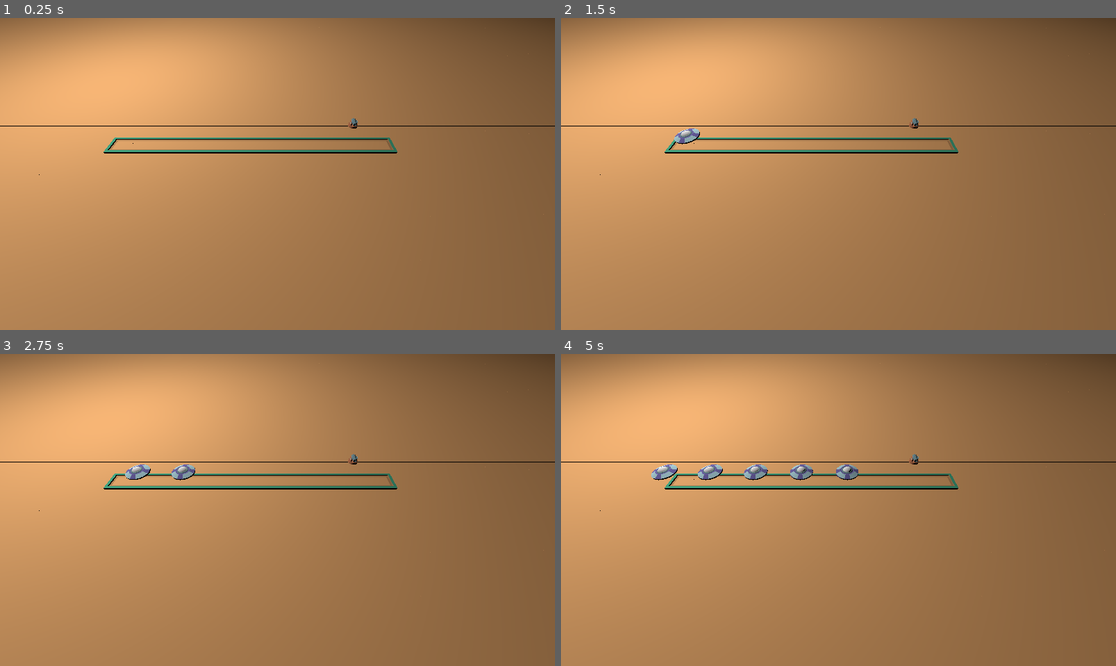
Above: before the commit, frames 1-4 (two rows, left to right).
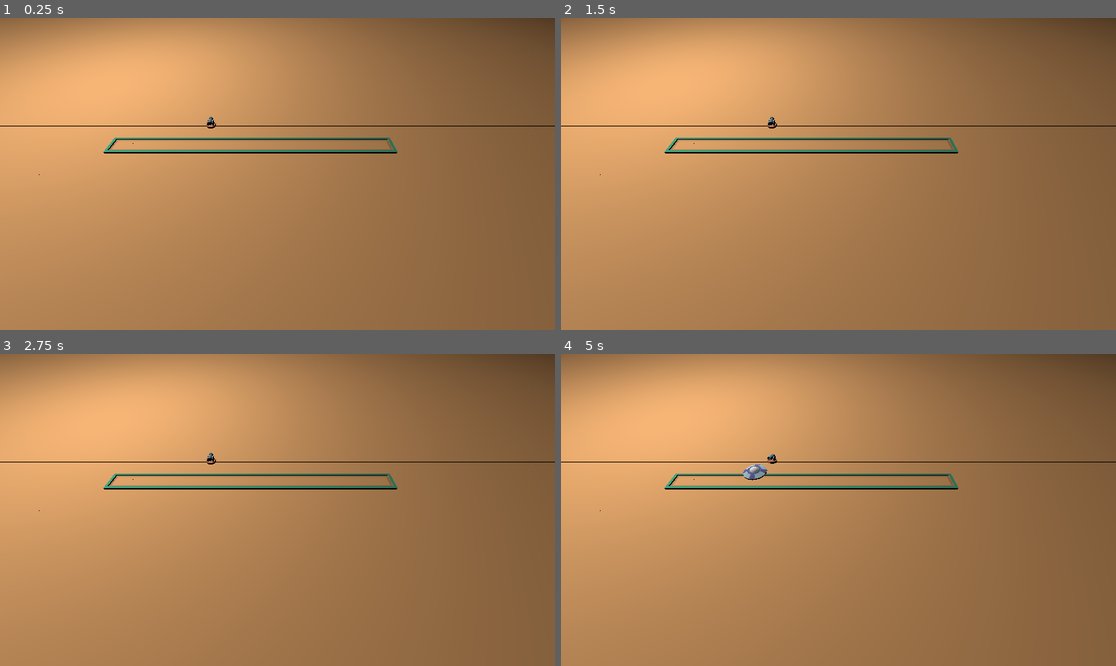
Above: after the commit, the same moments.

Repository: nickyg1/WurstGameMakers
Game: Godot game, scene res://Level_1.tscn
The game is run twice, just before and just after one commit, with the same random seed, the same clock (stepped at 60 frames per second) and the same inputs.
Inputs:
- Up to frame 1 (0.25 s): no input
- Up to frame 2 (1.5 s): tap Enter at 0.5 s
- Up to frame 3 (2.75 s): no input
- Up to frame 4 (5 s): no input

The runs differ from the first frame. In frame 1, less than 0.1% of the frame differs, in the area x 37-65%, y 31-36%; in frame 2, 0.2%; in frame 3, 0.4%; in frame 4, 0.8%, in the area x 16-65%, y 32-41%.

Commit message:
Tower Shooting Bugfixes
- fixed the tower looking the wrong way when aiming at target
- fixed bullet size and bullet pathfinding
- fixed crash when target would leave the map (potentially still an issue if the enemy leaves the map while still in a tower's range)

Diff:
--- a/KaijuTowerDefense/Level_1.tscn
+++ b/KaijuTowerDefense/Level_1.tscn
@@ -25,11 +25,12 @@
 script = ExtResource("2_fd87w")
 
 [node name="Timer" type="Timer" parent="PathSpawner"]
+wait_time = 3.0
 autostart = true
 
 [node name="Towers" type="Node3D" parent="."]
 
 [node name="Tower" parent="Towers" instance=ExtResource("3_wytgb")]
-transform = Transform3D(1, 0, 0, 0, 1, 0, 0, 0, 1, 13.8339, 0.64084, 3.01331)
+transform = Transform3D(1, 0, 0, 0, 1, 0, 0, 0, 1, 6.70419, 0.64084, 3.01331)
 
 [connection signal="timeout" from="PathSpawner/Timer" to="PathSpawner" method="_on_timer_timeout"]
--- a/KaijuTowerDefense/Tower/Bullet.gd
+++ b/KaijuTowerDefense/Tower/Bullet.gd
@@ -1,12 +1,13 @@
 extends CharacterBody3D
 
 var target
-var Speed = 2
+var Speed = 10
 var pathName = ""
 var bulletDamage
 
 func _physics_process(delta):
 	var pathSpawnerNode = get_tree().get_root().get_node("Main/PathSpawner")
+
 	for i in pathSpawnerNode.get_child_count():
 		if pathSpawnerNode.get_child(i).name == pathName:
 			target = pathSpawnerNode.get_child(i).get_child(0).get_child(0).global_position
@@ -19,5 +20,5 @@
 
 func _on_collision_body_entered(body):
 	if "UFO" in body.name:
-		#body.Health -= bulletDamage
+		body.Health -= bulletDamage
 		queue_free()
--- a/KaijuTowerDefense/Tower/Bullet.tscn
+++ b/KaijuTowerDefense/Tower/Bullet.tscn
@@ -11,6 +11,7 @@
 height = 2.24537
 
 [node name="Bullet" type="CharacterBody3D"]
+transform = Transform3D(-4.37114e-09, 0, 0.1, 0, 0.1, 0, -0.1, 0, -4.37114e-09, 0, 0, 0)
 script = ExtResource("1_jhcb0")
 
 [node name="CollisionShape3D" type="CollisionShape3D" parent="."]
--- a/KaijuTowerDefense/Tower/Tower.gd
+++ b/KaijuTowerDefense/Tower/Tower.gd
@@ -1,43 +1,59 @@
 extends StaticBody3D
 
 var Bullet = preload("res://Tower/Bullet.tscn")
-var bulletDamage = 5
+var bulletDamage = 4
 var pathName
 var currTargets = []
 var curr
 
 var reload = 0
+var reloadSpeed = 5
 var range = 400
 
 func _process(delta):
+	if currTargets.size() > 0:
+		TargetCheck()
+
+	if reload <= 0:
+		Shoot()
+	else:
+		reload -= 5 * delta
+
 	if is_instance_valid(curr):
-		self.look_at(curr.global_position)
-
+		#I think it has to do something with OpenGL, but this makes the tower look 180deg the wrong way
+		#I flipped the mesh *NOT THE TOWER* 180deg on the y-rot transform and it works
+		self.look_at(curr.global_transform.origin, Vector3.UP)
 	else:
 		for i in get_node("BulletContainer").get_child_count():
 			get_node("BulletContainer").get_child(i).queue_free()
+
 	#update_powers()
 
 func _on_mob_detector_body_entered(body):
 	if "UFO" in body.name:
-		var tempArray = []
-		currTargets = get_node("MobDetector").get_overlapping_bodies()
-		for i in currTargets:
-			if "UFO" in i.name:
-				tempArray.append(1)
-		var currTarget = null
-		for i in tempArray:
+		currTargets.append(body)
+
+func _on_mob_detector_body_exited(body):
+	currTargets.erase(body)
+
+func TargetCheck():
+	var currTarget
+
+	for i in currTargets:
+		if is_instance_valid(i):
 			if currTarget == null:
 				currTarget = i.get_node("../")
 			else:
 				if i.get_parent().get_progress() > currTarget.get_progress():
 					currTarget = i.get_node("../")
+		else:
+			currTargets.erase(i)
 
-		curr = currTarget
-		pathName = currTarget.get_parent().name
-		Shoot()
+	curr = currTarget
+	pathName = currTarget.get_parent().name
 
 func Shoot():
+	reload = 5
 	var tempBullet = Bullet.instantiate()
 	tempBullet.pathName = pathName
 	tempBullet.bulletDamage = bulletDamage
--- a/KaijuTowerDefense/Tower/Tower.tscn
+++ b/KaijuTowerDefense/Tower/Tower.tscn
@@ -14,8 +14,10 @@
 script = ExtResource("1_nsl30")
 
 [node name="Aim" type="Marker3D" parent="."]
+transform = Transform3D(1, 0, 0, 0, 1, 0, 0, 0, 1, 0, 0.260348, -0.43683)
 
 [node name="WeaponCannon" type="MeshInstance3D" parent="."]
+transform = Transform3D(-1, 0, -8.74228e-08, 0, 1, 0, 8.74228e-08, 0, -1, 0, 0, 0)
 mesh = ExtResource("1_sxb1d")
 
 [node name="CollisionShape3D" type="CollisionShape3D" parent="."]
@@ -31,3 +33,4 @@
 [node name="BulletContainer" type="Node" parent="."]
 
 [connection signal="body_entered" from="MobDetector" to="." method="_on_mob_detector_body_entered"]
+[connection signal="body_exited" from="MobDetector" to="." method="_on_mob_detector_body_exited"]
Not shown: 8 places in KaijuTowerDefense/TileBase.tres that only renumber resources
